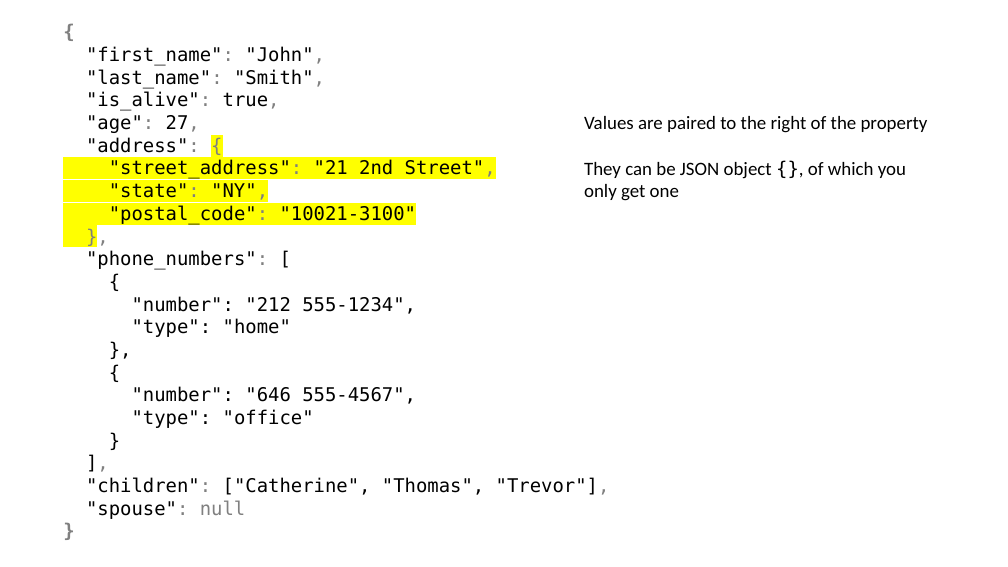
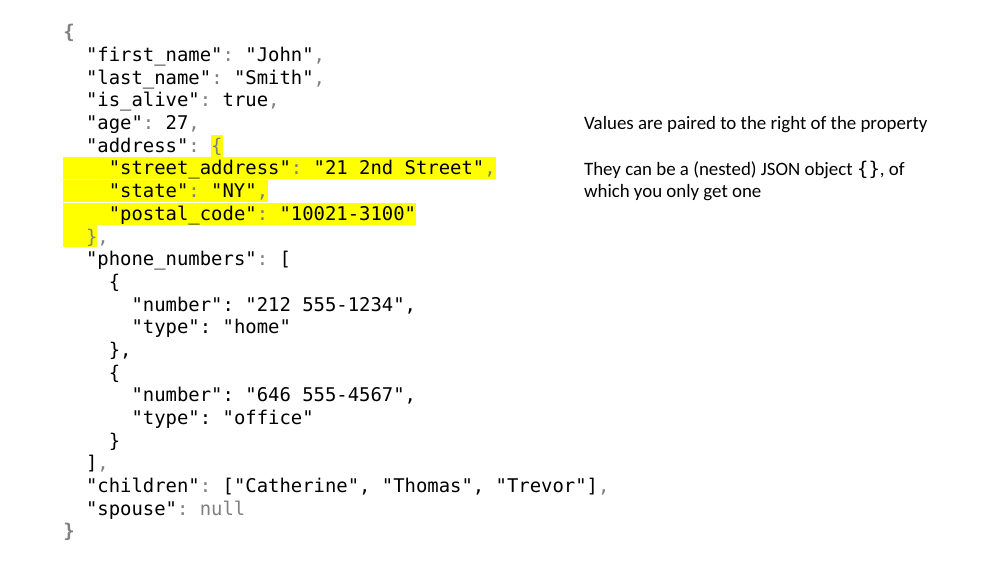
Before and after one commit to jbfoushee/MyPresentations, a slide deck: slide 24 of TSQL_JSON_Operators/TSQL_JSON_Operators.pptx. Drawn at 1008x567 pixels with LibreOffice and Linux fonts; fonts in the diff are those of the drawing. Boxes give left, top, right and bottom in pixels: in the first picture for what was removed or moved away, otherwise in the second. Text is boxed around its words. In the diff, an @@ line names an element or a change of style, - is before the commit and + after.

```diff
--- a/TSQL_JSON_Operators/TSQL_JSON_Operators.pptx
+++ b/TSQL_JSON_Operators/TSQL_JSON_Operators.pptx
@@ text at (x1=584, y1=161, x2=905, y2=201): text changed @@
-They can be JSON object {}, of which you only get one
+They can be a (nested) JSON object {}, of which you only get one
```
Also in this commit, not shown: 10 other slides changed.
